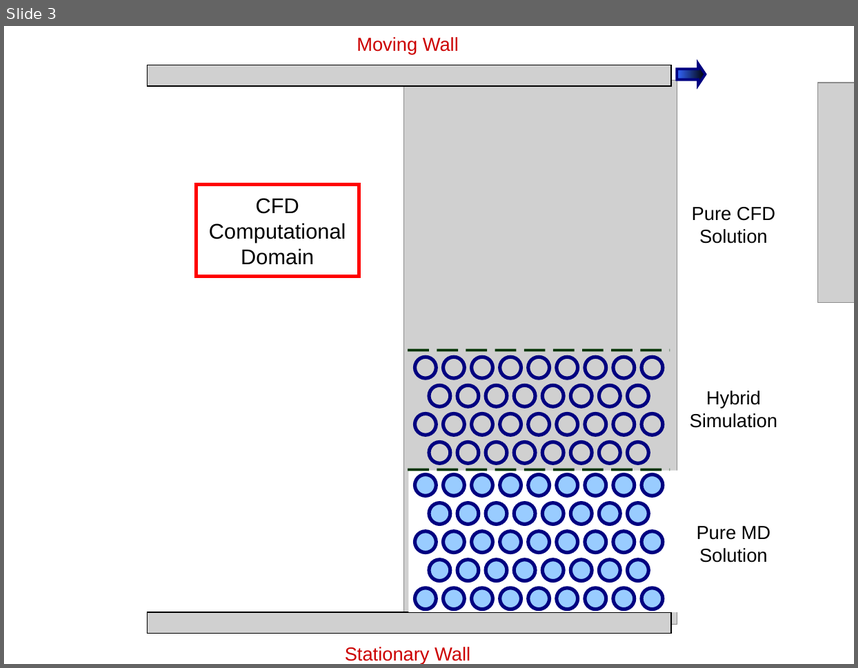
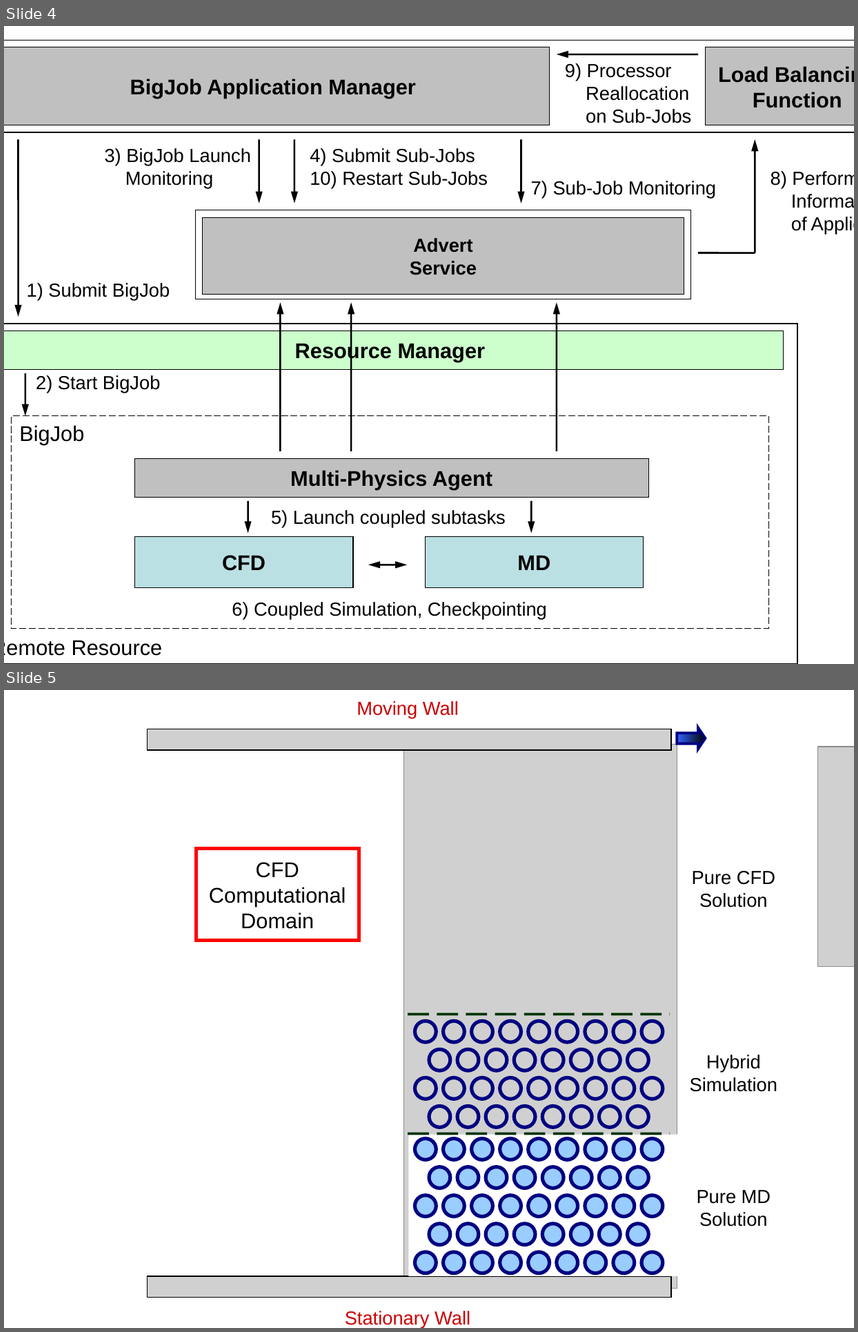
Before and after one commit to saga-project/saga-cpp-legacy-projects, a slide deck: papers/coupled-simulations/eScience09/BigJob_for_CFD-MD_Coupling_Figures.ppt. Shown one above the other, each under a label of ours: slide 3 before the commit, slides 4 and 5 after it. The pictures are 858x668 and 858x1332 pixels, drawn with LibreOffice and Linux fonts; fonts in the diff are those of the drawing; grey boxes stand for pictures; background and template pictures are left out. Boxes give left, top, right and bottom in pixels: in the first picture for what was removed or moved away, otherwise in the second. Text is boxed around its words. In the diff, an @@ line names an element or a change of style, - is before the commit and + after.

```diff
--- a/papers/coupled-simulations/eScience09/BigJob_for_CFD-MD_Coupling_Figures.ppt
+++ b/papers/coupled-simulations/eScience09/BigJob_for_CFD-MD_Coupling_Figures.ppt
@@ slide 4 added at (4,26,854,664), background #FFFFFF @@
@@ group added at (4,40,854,664): 12 arrows, 11 rectangles, 9 texts, 1 double arrow, 1 line @@
+BigJob
+BigJob Application Manager
+Advert
+Service
+Resource Manager
+Multi-Physics Agent
+CFD
+MD
+1) Submit BigJob
+2) Start BigJob
+4) Submit Sub-Jobs
+10) Restart Sub-Jobs
+7) Sub-Job Monitoring
+5) Launch coupled subtasks
+6) Coupled Simulation, Checkpointing
+Remote Resource
+3) BigJob Launch
+Monitoring
+Load Balancing
+Function
+9) Processor
+Reallocation
+on Sub-Jobs
+8) Performance
+Information
+of Applications
@@ what was slide 3 is now slide 5 @@
```
Also in this commit, not shown: 1 slide changed, 1 other slide added.
